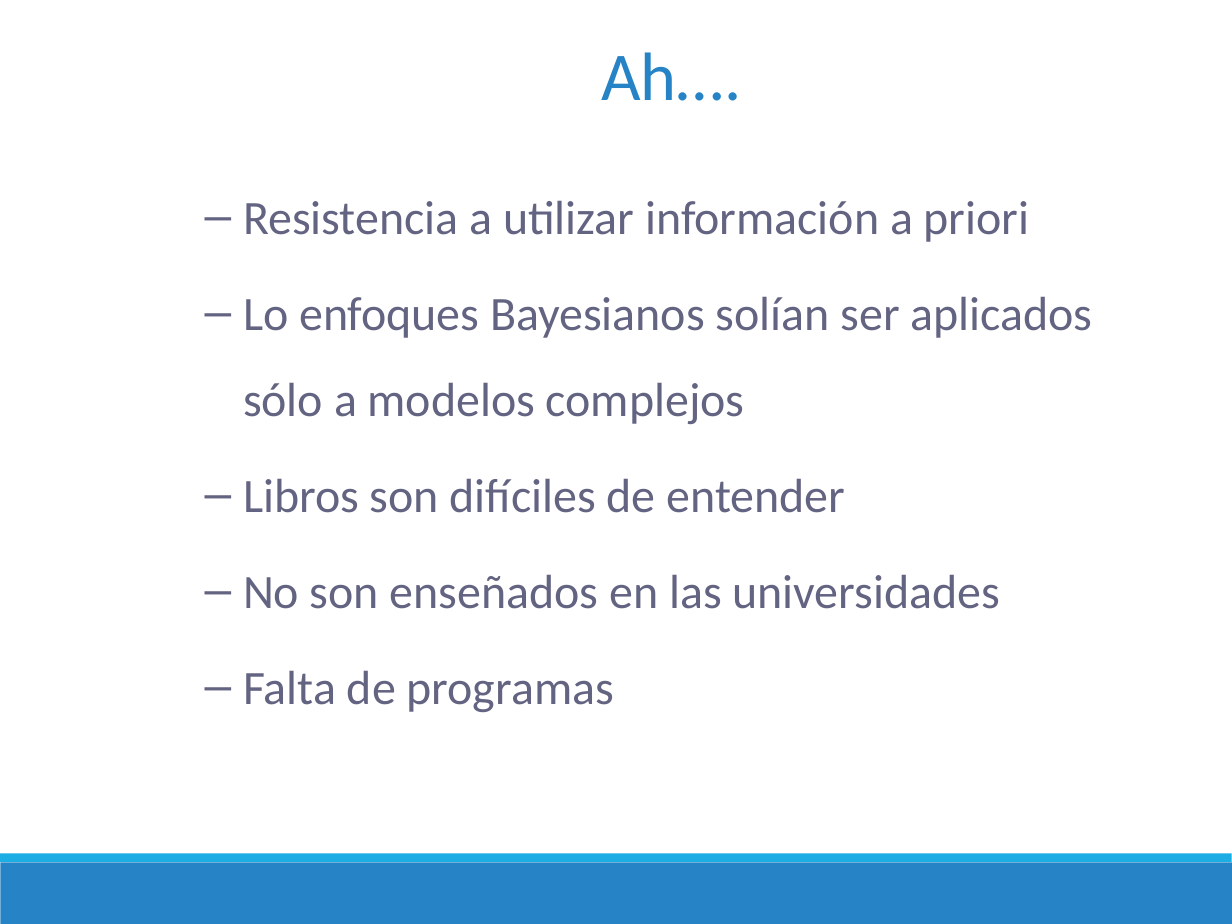
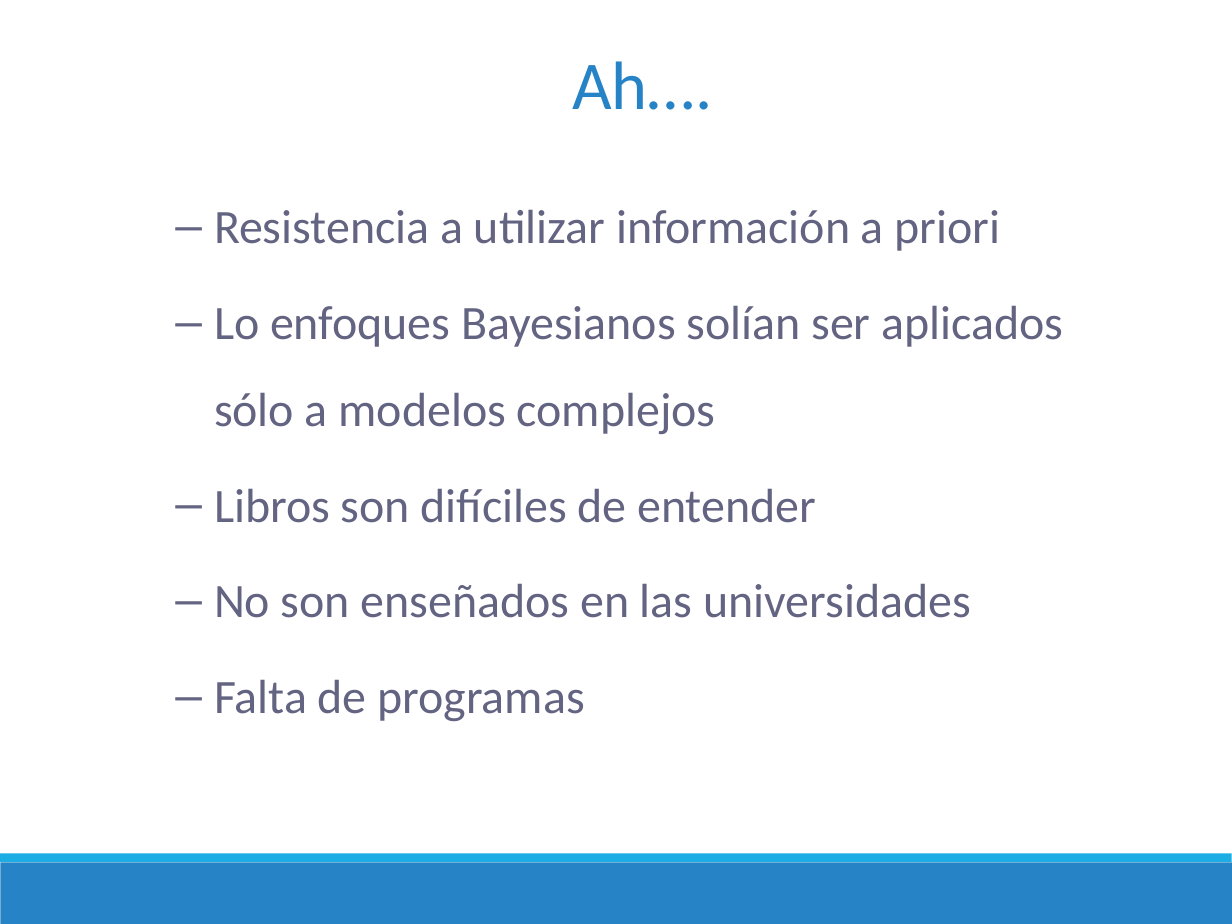
Before and after one commit to DrIgoA/Curso-Ocupacion23, a slide deck: slide 24 of ppt/Modulo 3_Ocupacion2023.pptx. Drawn at 1232x924 pixels with LibreOffice and Linux fonts; fonts in the diff are those of the drawing. Boxes give left, top, right and bottom in pixels: in the first picture for what was removed or moved away, otherwise in the second. Text is boxed around its words. In the diff, an @@ line names an element or a change of style, - is before the commit and + after.

```diff
--- a/ppt/Modulo 3_Ocupacion2023.pptx
+++ b/ppt/Modulo 3_Ocupacion2023.pptx
@@ text "Ah….": place and size @@
-text "Ah…." at (601,52,741,101)
+text "Ah…." at (572,61,712,110)
@@ text "Resistencia a utilizar información a ...": place and size @@
-text "Resistencia a utilizar información a ..." at (243,200,1093,712)
+text "Resistencia a utilizar información a ..." at (214,209,1063,721)
```
Also in this commit, not shown: 16 other slides changed, 1 slide added, 1 slide removed, 2 other files.
